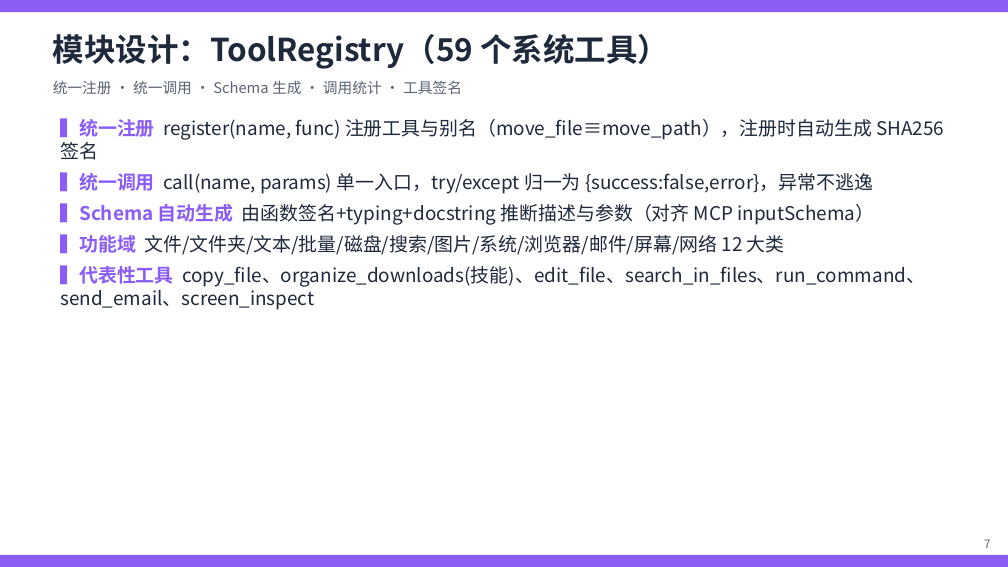
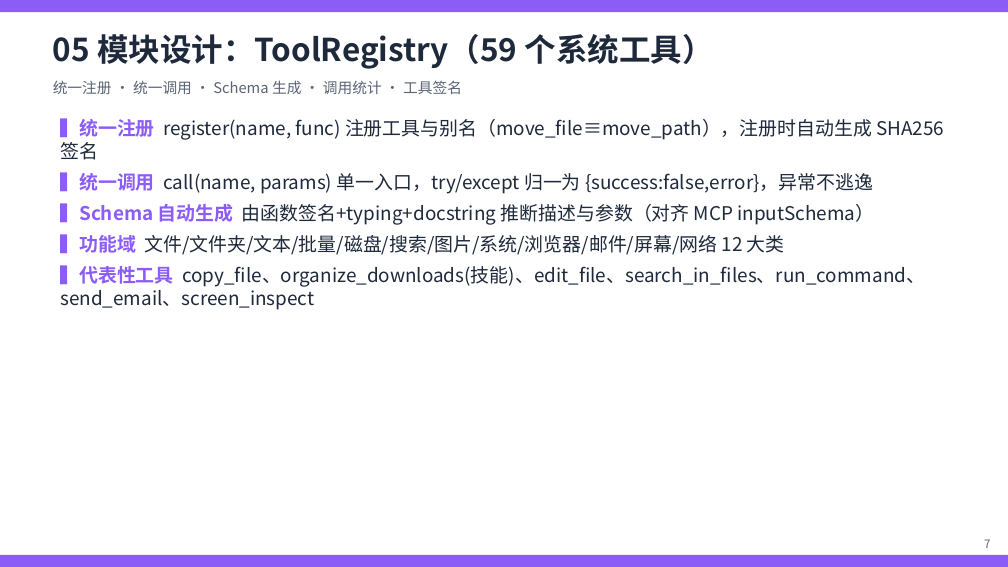
Before and after one commit to yurenhjh/miniyu, a slide deck: slide 8 of docs/第4组汇报PPT.pptx. Drawn at 1008x567 pixels with LibreOffice and Linux fonts; fonts in the diff are those of the drawing. Boxes give left, top, right and bottom in pixels: in the first picture for what was removed or moved away, otherwise in the second. Text is boxed around its words. In the diff, an @@ line names an element or a change of style, - is before the commit and + after.

```diff
--- a/docs/第4组汇报PPT.pptx
+++ b/docs/第4组汇报PPT.pptx
@@ text at (53,34,714,69): text changed @@
-模块设计：ToolRegistry（59 个系统工具）
+05 模块设计：ToolRegistry（59 个系统工具）
```
Also in this commit, not shown: 18 other slides changed, 2 slides added, 16 other files.
